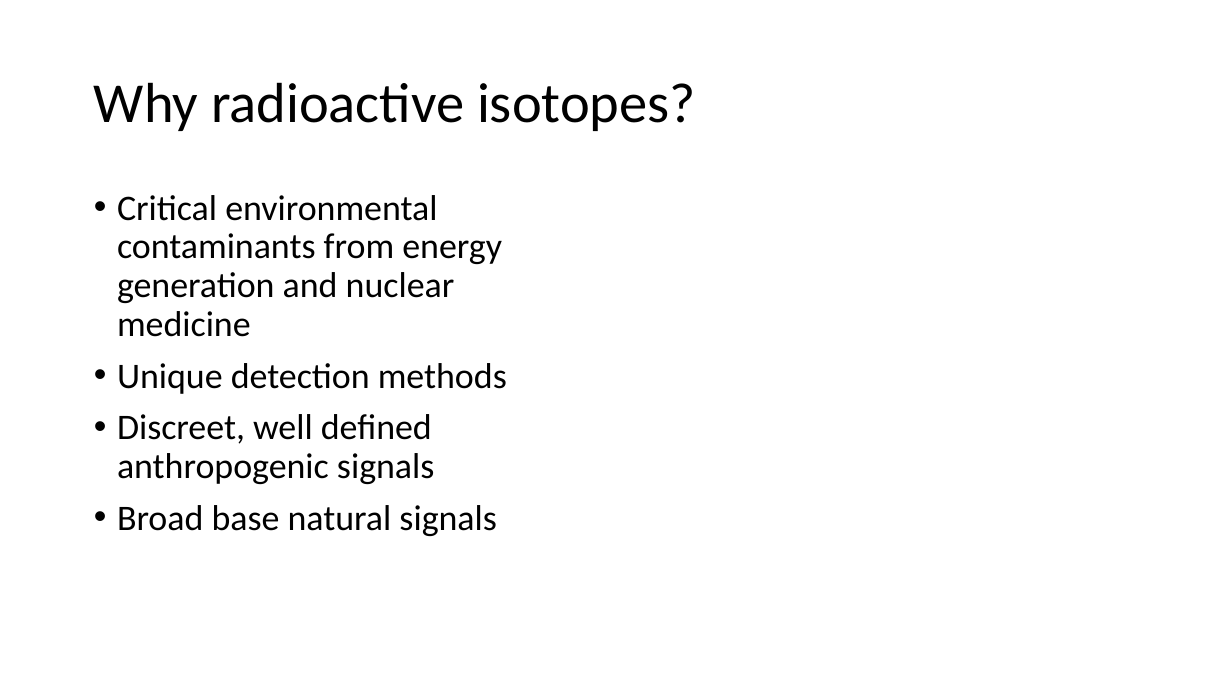
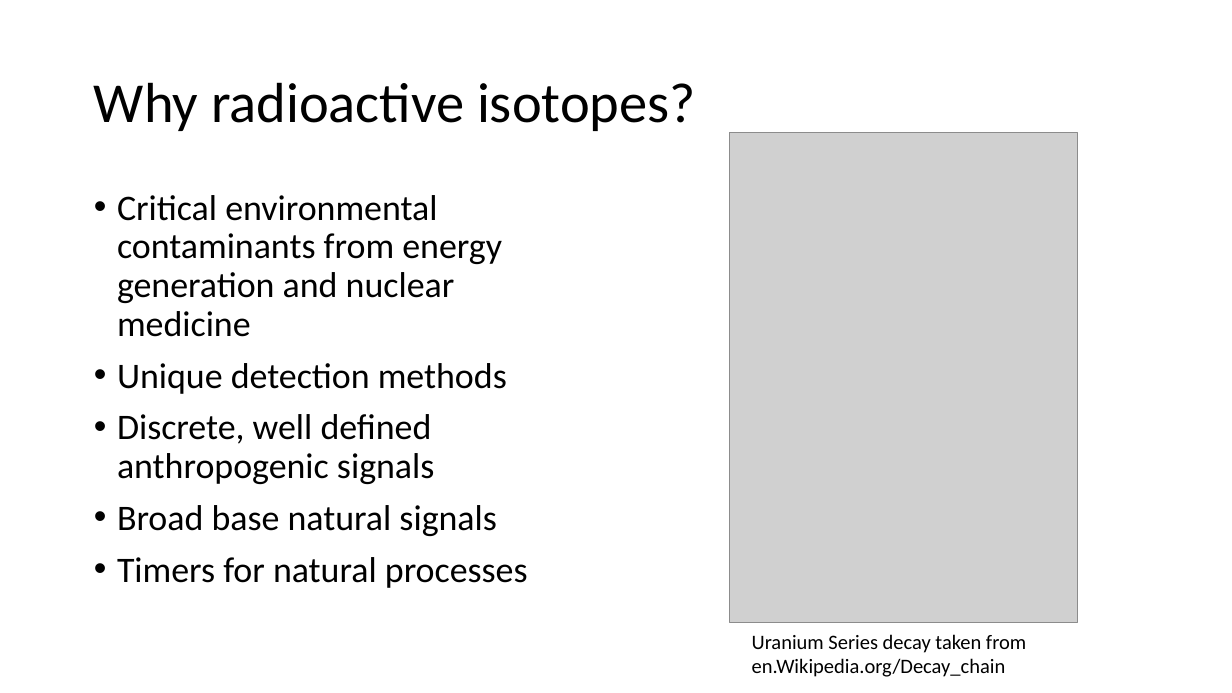
Before and after one commit to machen/Thesis-Proposal, a slide deck: slide 8 of Presentation.pptx. Drawn at 1232x693 pixels with LibreOffice and Linux fonts; fonts in the diff are those of the drawing; grey boxes stand for pictures. Boxes give left, top, right and bottom in pixels: in the first picture for what was removed or moved away, otherwise in the second. Text is boxed around its words. In the diff, an @@ line names an element or a change of style, - is before the commit and + after.

```diff
--- a/Presentation.pptx
+++ b/Presentation.pptx
@@ picture added at <box>730,133,1078,623</box> @@
@@ text at <box>117,414,435,484</box>: text changed @@
-• Discreet, well defined anthropogenic signals
+• Discrete, well defined anthropogenic signals
@@ text at <box>117,557,528,588</box>: paragraph added @@
+• Timers for natural processes
@@ text added at <box>752,634,1026,677</box>, 16 pt, text #000000 @@
+Uranium Series decay taken from en.Wikipedia.org/Decay_chain
```
Also in this commit, not shown: 9 other slides changed, 11 slides added, 5 slides removed, 10 other files.
